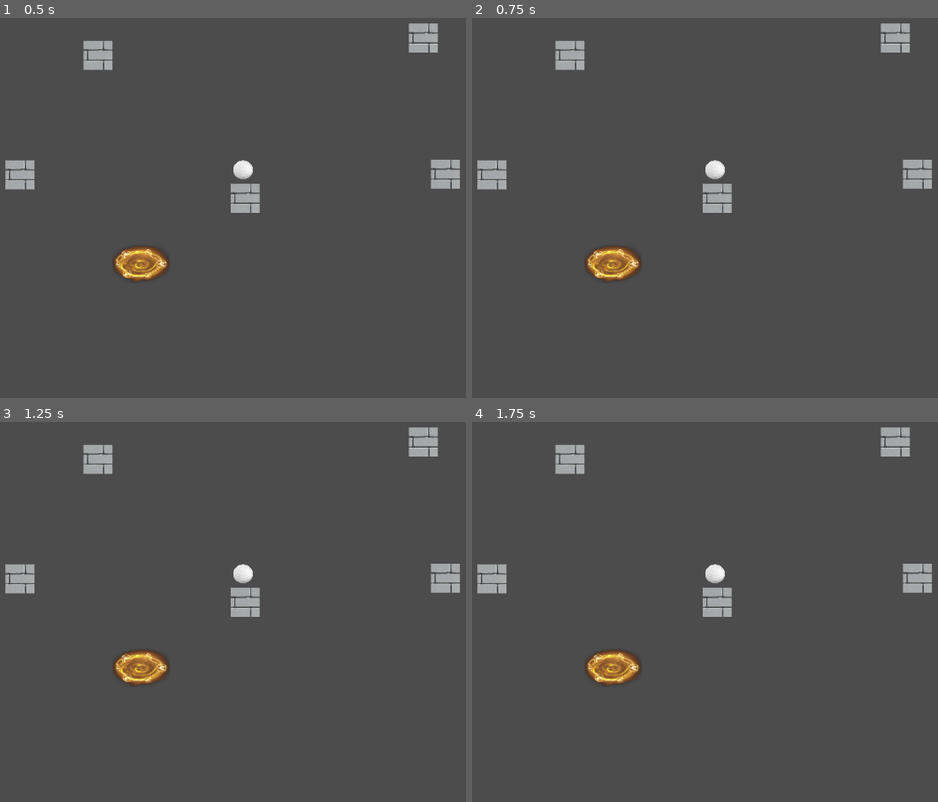
Above: before the commit, frames 1-4 (two rows, left to right).
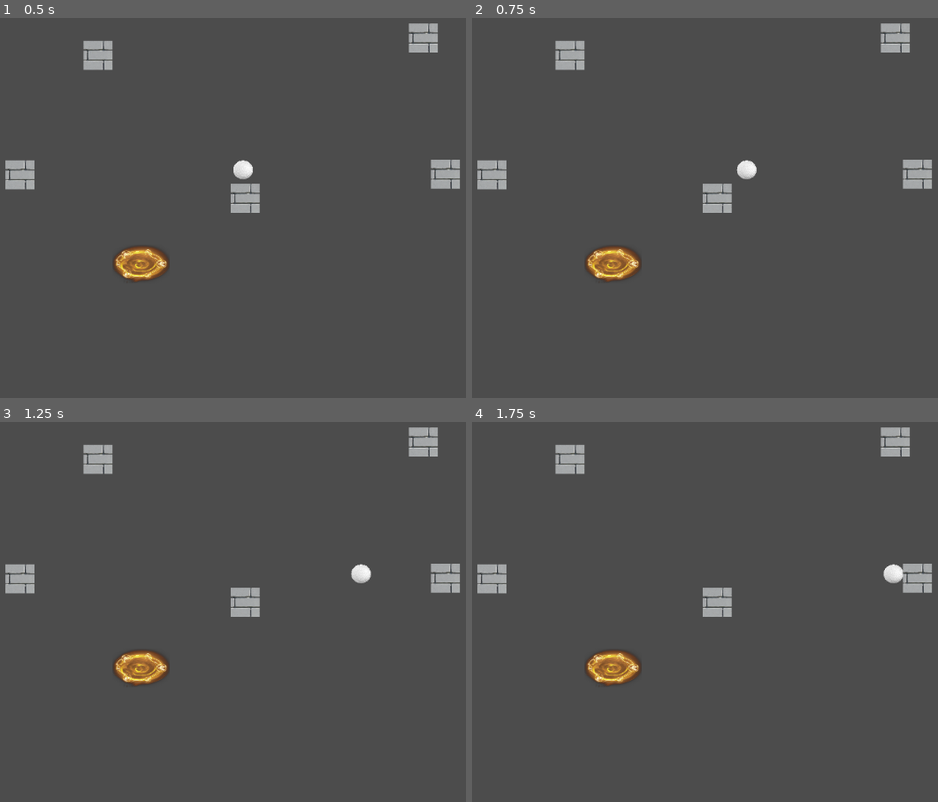
Above: after the commit, the same moments.

Repository: Antucu/RoadBlock-testing
Game: Godot game, scene res://Scenas/MainTest/MainTest.tscn
Two runs of this game, one before a commit and one after it. Both use one fixed random seed, a clock stepped at 60 frames per second and the inputs below. This scene is started directly instead of the project's main scene.
Inputs:
- Up to frame 1 (0.5 s): no input
- Up to frame 2 (0.75 s): tap Enter at 0.5 s; hold Right (ui_right) from 0.53 s (still down)
- Up to frame 3 (1.25 s): keep holding Right (ui_right)
- Up to frame 4 (1.75 s): release Right (ui_right) at 1.28 s; hold Down (ui_down) from 1.28 s (still down)

Frame 1 is identical in both runs. In frame 2, 0.3% of the frame differs, in the area x 50-62%, y 37-43%; in frame 3, 0.3%; in frame 4, 0.3%, in the area x 50-93%, y 37-43%.

Commit message:
Error corregido. NO vulvas a borrar el codigo

Diff:
--- a/RoadBlock/Script/Ball/ball.gd
+++ b/RoadBlock/Script/Ball/ball.gd
@@ -1,8 +1,15 @@
 extends Area2D
 
 var _speed=0
-# warning-ignore:unused_class_variable
-var collider=false
+var _direction=Vector2(0,0)
+var is_move=true
+var _vectNormal=Vector2(0,0)
+
+func get_vectNormal():
+	return _vectNormal
+
+func set_vectNormal(normal):
+	_vectNormal=normal
 
 func get_speed():
 	return _speed
@@ -10,12 +17,58 @@
 func set_speed(speed):
 	_speed=speed
 
-# warning-ignore:unused_argument
+func get_direction():
+	return _speed
+
+func set_direction(direction):
+	_direction=direction
+
+func _process(delta):
+	var new_pos=_speed*_direction*delta
+	set_position(get_position()+new_pos)
+	if (Input.is_action_just_pressed("ui_right") && is_move):
+		_direction=Vector2(1,0)
+		_speed=250
+		is_move=false
+		if (_vectNormal!=_direction):
+			_vectNormal=Vector2(1,0)
+		else:
+			is_move=true
+			_speed=0
+	if (Input.is_action_just_pressed("ui_left") && is_move):
+		_direction=Vector2(-1,0)
+		_speed=250
+		is_move=false
+		if (_vectNormal!=_direction):
+			_vectNormal=Vector2(-1,0)
+		else:
+			is_move=true
+			_speed=0
+	if (Input.is_action_just_pressed("ui_up") && is_move):
+		_direction=Vector2(0,-1)
+		_speed=250
+		is_move=false
+		if (_vectNormal!=_direction):
+			_vectNormal=Vector2(0,-1)
+		else:
+			is_move=true
+			_speed=0
+	if (Input.is_action_just_pressed("ui_down") && is_move):
+		_direction=Vector2(0,1)
+		_speed=250
+		is_move=false
+		if (_vectNormal!=_direction):
+			_vectNormal=Vector2(0,1)
+		else:
+			is_move=true
+			_speed=0
+
+#Que intestas hacer aqui no entiendo
 func parar(ball):
 	pass
 
 func _on_Area2D_area_entered(area):
-	area.set_speed(0)
+	area.set_speed(100)
 	area.is_move=true
 
 
--- a/RoadBlock/Test/Unit/test_portal.gd
+++ b/RoadBlock/Test/Unit/test_portal.gd
@@ -18,6 +18,7 @@
 	add_child(pObj)
 	pObj.set_position(Vector2(150,100))
 
+
 	var bObj=BallObj.instance()
 	add_child(bObj)
 	bObj.set_position(Vector2(150,300))
@@ -25,6 +26,9 @@
 	yield(yield_for(5),YIELD)
 
 	assert_eq(pObj.colision,true)
+
+	remove_child(pObj)
+	remove_child(bObj)
 
 func test_cambio_escena():
 	var pObj= PortalObj.instance()
@@ -38,3 +42,6 @@
 	yield(yield_for(5),YIELD)
 
 	assert_eq(pObj.change,0)
+
+	remove_child(pObj)
+	remove_child(bObj)
